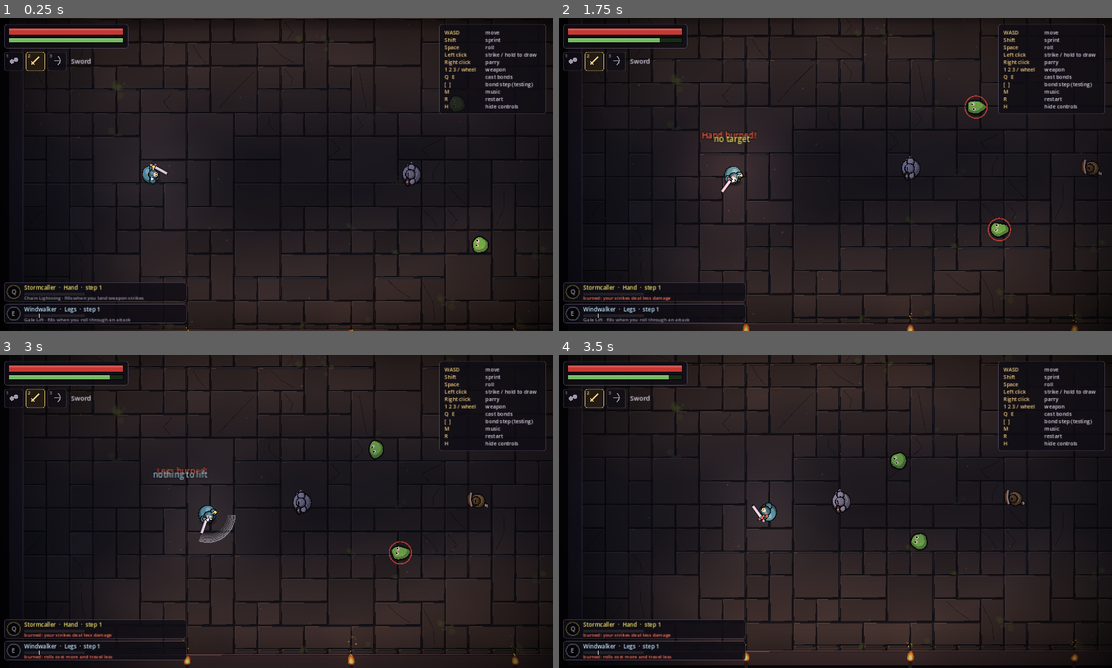
Above: before the commit, frames 1-4 (two rows, left to right).
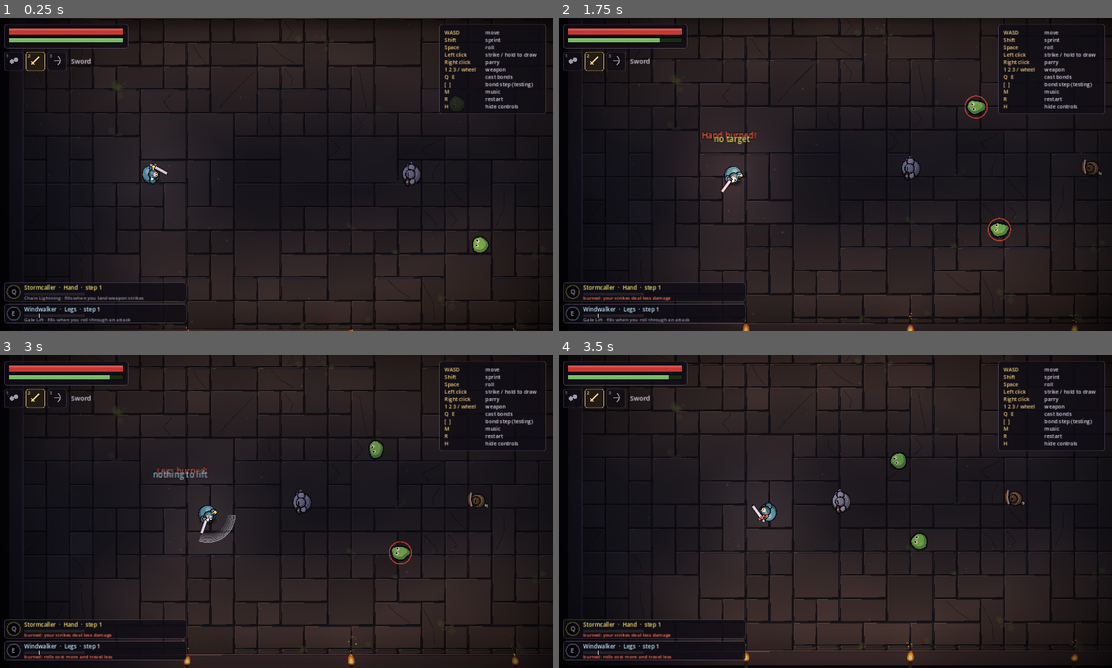
Above: after the commit, the same moments.

Repository: Raphu88/sixfold-tower-godot
Game: Godot game, scene res://scenes/main.tscn
Same seed, same stepped clock (60 frames per second), same inputs: the game is played once before the commit and once after it.
Inputs (mouse positions are in pixels of both pictures, inside the frame that each line leads up to):
- Up to frame 1 (0.25 s): no input
- Up to frame 2 (1.75 s): tap Enter at 0.5 s; move the mouse to (957, 158) at 0.52 s; press the mouse at (957, 158) at 0.53 s; hold D (move_right) 0.53-1.25 s; tap Q (cast_hand) at 0.8 s; release the mouse at (957, 158) at 1.25 s; drag from (724, 190) to (807, 237) at 1.27 s
- Up to frame 3 (3 s): move the mouse to (331, 442) at 2.02 s; hold D (move_right) 2.03-2.75 s; tap E (cast_legs) at 2.1 s; right-click (331, 442) at 2.3 s; drag from (248, 574) to (110, 464) at 2.77 s
- Up to frame 4 (3.5 s): no input

The runs differ from the first frame. In frame 1, less than 0.1% of the frame differs, in the area x 85-89%, y 70-75%; in frame 2, less than 0.1%, in the area x 73-82%, y 26-70%; in frame 3, less than 0.1%; in frame 4, less than 0.1%.

Commit message:
Phone fixes: readable scale, no auto-sprint, better bow sound
- Touch mode scales the whole game 1.5x (world, characters and HUD)
  via the window's content scale; buttons keep a thumb-friendly size
- Compact bond panels on phones (sigil, name, essence bar)
- Joystick no longer sprints at full tilt, so moving costs no stamina
- Bow release is now recorded layers (arrow whoosh and string slap)
  instead of the synthesised twang; two variants

Co-Authored-By: Claude Opus 5.5 <noreply@anthropic.com>
Claude-Session: https://claude.ai/code/session_01HwWXj9w7Di1bEHXTrCVubh

Diff:
--- a/scripts/hud.gd
+++ b/scripts/hud.gd
@@ -92,8 +92,12 @@
 		var b = p.bonds.get(part)
 		if b == null:
 			continue
-		_bond_panel(b, part, Vector2(16, y), font)
-		y += 50.0
+		if main.touch_active:
+			_bond_compact(b, part, Vector2(12, y), font)
+			y += 40.0
+		else:
+			_bond_panel(b, part, Vector2(16, y), font)
+			y += 50.0
 
 	# Controls, top right.
 	if main.touch_active:
@@ -143,6 +147,27 @@
 		draw_rect(Rect2(pos + Vector2(width * ratio, 0), Vector2(width * (trail - ratio), height)), Color(1.0, 0.85, 0.6, 0.8))
 	draw_rect(Rect2(pos, Vector2(width * ratio, height)), color)
 	draw_rect(Rect2(pos, Vector2(width * ratio, height * 0.4)), Color(1, 1, 1, 0.15))
+
+
+## The phone version: sigil, name and essence bar only.
+func _bond_compact(b, part: String, pos: Vector2, font: Font) -> void:
+	var r := Rect2(pos, Vector2(196, 34))
+	draw_style_box(panel, r)
+	var col: Color = b.color()
+	var c := pos + Vector2(17, 17)
+	var ratio: float = b.essence / b.capacity()
+	draw_circle(c, 11.0, Color(0, 0, 0, 0.6))
+	draw_arc(c, 11.0, 0.0, TAU, 28, Color(col, 0.25), 2.5)
+	draw_arc(c, 11.0, -PI / 2.0, -PI / 2.0 + TAU * ratio, 28, col, 2.5)
+	var label: String = b.display_name()
+	if b.burned:
+		label = "%s burned!" % BondScript.PART_NAMES[part]
+	draw_string(font, pos + Vector2(34, 14), label, HORIZONTAL_ALIGNMENT_LEFT, -1, 13, Color(1.0, 0.45, 0.35) if b.burned else col)
+	var bar := Rect2(pos + Vector2(34, 21), Vector2(150, 5))
+	draw_rect(bar, Color(1, 1, 1, 0.08))
+	draw_rect(Rect2(bar.position, Vector2(bar.size.x * ratio, bar.size.y)), col)
+	var cost_x: float = bar.position.x + bar.size.x * b.cost() / b.capacity()
+	draw_line(Vector2(cost_x, bar.position.y - 2), Vector2(cost_x, bar.end.y + 2), Color(1, 1, 1, 0.8), 1.0)
 
 
 func _bond_panel(b, part: String, pos: Vector2, font: Font) -> void:
--- a/scripts/sound_bank.gd
+++ b/scripts/sound_bank.gd
@@ -13,7 +13,7 @@
 	"parry": ["res://assets/audio/sfx/parry_0.wav", "res://assets/audio/sfx/parry_1.wav"],
 	"arrow_hit": ["res://assets/audio/sfx/arrow_hit_0.wav", "res://assets/audio/sfx/arrow_hit_1.wav"],
 	"draw": ["res://assets/audio/sfx/draw_0.wav"],
-	"bow": ["res://assets/audio/sfx/bow_0.wav"],
+	"bow": ["res://assets/audio/sfx/bow_0.wav", "res://assets/audio/sfx/bow_1.wav"],
 	"ready": ["res://assets/audio/sfx/ready_0.wav"],
 	"equip_sword": ["res://assets/audio/sfx/equip_sword_0.wav"],
 	"equip_fists": ["res://assets/audio/sfx/equip_fists_0.wav"],
--- a/scripts/touch.gd
+++ b/scripts/touch.gd
@@ -2,16 +2,17 @@
 ## On-screen controls for phones and tablets. They appear the first time
 ## the screen is touched and hide again if a keyboard or mouse is used.
 ##
-## Left side: a floating joystick (appears under your thumb; push it all
-## the way to sprint). Right side: attack (hold to draw the bow), roll,
+## Left side: a floating joystick (appears under your thumb). Right side: attack (hold to draw the bow), roll,
 ## parry, both bond casts and weapon switch. Top right: fullscreen, music,
 ## restart. The controls press the same input actions as the keyboard, so
 ## the rest of the game doesn't need to know about touch at all.
 
 const Palette := preload("res://scripts/palette.gd")
 
-const STICK_RADIUS := 70.0
-const SPRINT_AT := 0.92
+const STICK_RADIUS := 55.0
+## While touch is active the whole game is drawn bigger, so the world and
+## text are readable on a small screen.
+const PHONE_SCALE := 1.5
 const ONE_SHOT := ["weapon", "music", "restart"]
 
 var main
@@ -29,16 +30,20 @@
 
 func _layout() -> void:
 	var s := get_viewport_rect().size
+	# Laid out for the scaled-up phone view; k keeps buttons thumb-sized.
+	var k := 0.75
+	var br := Vector2(s.x, s.y)  # bottom-right corner
+	var tr := Vector2(s.x, 0)  # top-right corner
 	buttons = [
-		{"id": "attack", "action": "attack", "c": Vector2(s.x - 130, s.y - 130), "r": 62.0},
-		{"id": "roll", "action": "roll", "c": Vector2(s.x - 268, s.y - 86), "r": 44.0},
-		{"id": "parry", "action": "parry", "c": Vector2(s.x - 150, s.y - 278), "r": 42.0},
-		{"id": "cast_hand", "action": "cast_hand", "c": Vector2(s.x - 282, s.y - 222), "r": 34.0},
-		{"id": "cast_legs", "action": "cast_legs", "c": Vector2(s.x - 52, s.y - 262), "r": 34.0},
-		{"id": "weapon", "action": "weapon_next", "c": Vector2(s.x - 290, s.y - 330), "r": 28.0},
-		{"id": "fullscreen", "action": "", "c": Vector2(s.x - 40, 40), "r": 24.0},
-		{"id": "music", "action": "toggle_music", "c": Vector2(s.x - 100, 40), "r": 24.0},
-		{"id": "restart", "action": "restart", "c": Vector2(s.x - 160, 40), "r": 24.0},
+		{"id": "attack", "action": "attack", "c": br + Vector2(-130, -130) * k, "r": 62.0 * k},
+		{"id": "roll", "action": "roll", "c": br + Vector2(-268, -86) * k, "r": 44.0 * k},
+		{"id": "parry", "action": "parry", "c": br + Vector2(-150, -278) * k, "r": 42.0 * k},
+		{"id": "cast_hand", "action": "cast_hand", "c": br + Vector2(-282, -222) * k, "r": 34.0 * k},
+		{"id": "cast_legs", "action": "cast_legs", "c": br + Vector2(-52, -262) * k, "r": 34.0 * k},
+		{"id": "weapon", "action": "weapon_next", "c": br + Vector2(-290, -330) * k, "r": 28.0 * k},
+		{"id": "fullscreen", "action": "", "c": tr + Vector2(-40, 40) * k, "r": 24.0 * k},
+		{"id": "music", "action": "toggle_music", "c": tr + Vector2(-100, 40) * k, "r": 24.0 * k},
+		{"id": "restart", "action": "restart", "c": tr + Vector2(-160, 40) * k, "r": 24.0 * k},
 	]
 
 
@@ -65,6 +70,7 @@
 func _set_active(on: bool) -> void:
 	active = on
 	main.touch_active = on
+	get_tree().root.content_scale_factor = PHONE_SCALE if on else 1.0
 	if main.player != null:
 		main.player.touch_aim = on
 	if not on:
@@ -119,10 +125,6 @@
 	var dead := 0.15
 	_axis("move_right", "move_left", v.x if absf(v.x) > dead else 0.0)
 	_axis("move_down", "move_up", v.y if absf(v.y) > dead else 0.0)
-	if v.length() >= SPRINT_AT:
-		Input.action_press("sprint")
-	else:
-		Input.action_release("sprint")
 
 
 func _axis(pos_action: String, neg_action: String, value: float) -> void:
@@ -166,8 +168,7 @@
 		draw_circle(stick_origin, STICK_RADIUS, Color(0, 0, 0, 0.3))
 		draw_arc(stick_origin, STICK_RADIUS, 0.0, TAU, 40, Color(1, 1, 1, 0.25), 2.0)
 		var knob := stick_origin + (stick_pos - stick_origin).limit_length(STICK_RADIUS)
-		var sprinting := (stick_pos - stick_origin).length() >= STICK_RADIUS * SPRINT_AT
-		draw_circle(knob, 28.0, Color(0.95, 0.8, 0.5, 0.55) if sprinting else Color(1, 1, 1, 0.35))
+		draw_circle(knob, 28.0, Color(1, 1, 1, 0.35))
 	else:
 		draw_string(font, Vector2(30, size.y - 30), "touch here to move", HORIZONTAL_ALIGNMENT_LEFT, -1, 13, Color(1, 1, 1, 0.3))
 
@@ -209,5 +210,5 @@
 			draw_arc(c, r - 4.0, -PI / 2.0, -PI / 2.0 + TAU * fill, 40, Color(col, 0.9), 4.0)
 		if pressed:
 			draw_circle(c, r - 3.0, Color(col, 0.18))
-		var fsize := 15 if r > 30.0 else 12
+		var fsize := 13 if r > 30.0 else 10
 		draw_string(font, c + Vector2(-r, fsize * 0.35), label, HORIZONTAL_ALIGNMENT_CENTER, r * 2.0, fsize, Color(col, 0.9))
Not shown, added: assets/audio/sfx/bow_1.wav.import
Not shown, changed: assets/audio/music/ambience.ogg
Not shown, changed: assets/audio/music/music.ogg
Not shown, changed: assets/audio/sfx/bow_0.wav
Not shown, added: assets/audio/sfx/bow_1.wav
Not shown, changed: assets/audio/sfx/gust_0.wav
